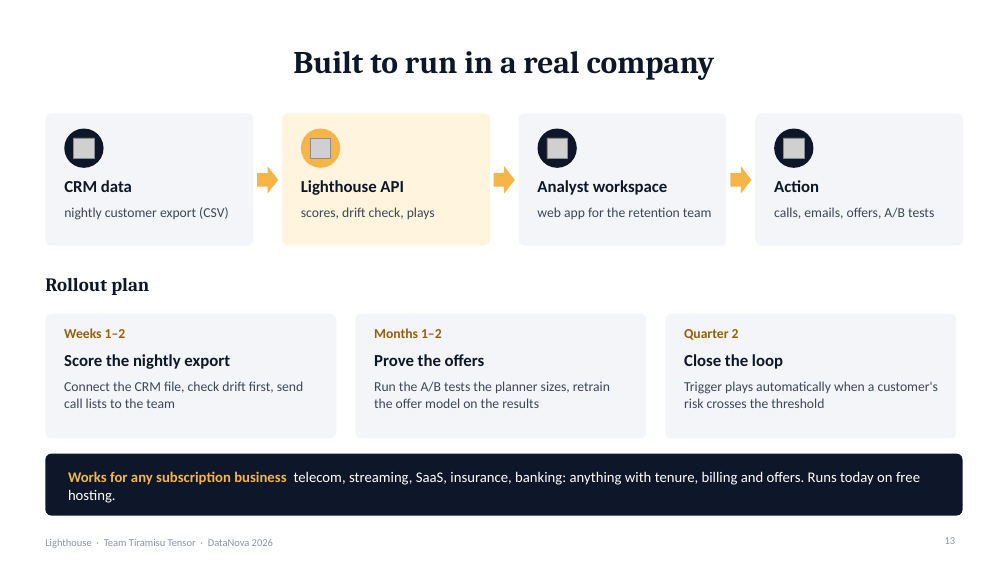
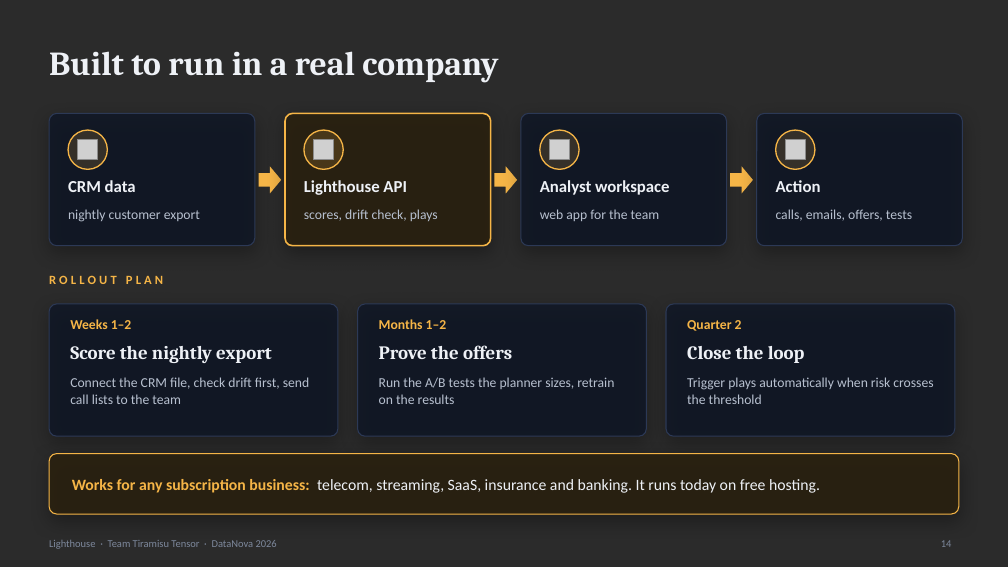
Before and after one commit to ac265640/LightHouse, a slide deck: slide 14 of frontend/public/deck/Lighthouse-Team-Tiramisu-Tensor.pptx (slide 13 before the commit). Drawn at 1008x567 pixels with LibreOffice and Linux fonts; fonts in the diff are those of the drawing; grey boxes stand for pictures; background and template pictures are left out; a plain dark background stands for a picture behind light text. Boxes give left, top, right and bottom in pixels: in the first picture for what was removed or moved away, otherwise in the second. Text is boxed around its words. In the diff, an @@ line names an element or a change of style, - is before the commit and + after.

Commit message:
docs: redesign the pitch deck with a night-sea lighthouse theme
Each slide sits on its own rendered night scene, with the lighthouse beam
aimed at that slide's content. Slow fades between slides make the beam
appear to sweep. Text, charts and tables stay native and editable.

```diff
--- a/frontend/public/deck/Lighthouse-Team-Tiramisu-Tensor.pptx
+++ b/frontend/public/deck/Lighthouse-Team-Tiramisu-Tensor.pptx
@@ background #FFFFFF to picture (left out) @@
@@ title "Built to run in a ..." at <box>49,51,498,83</box>: size 30 to 32 pt, text colour #0E1729 to #EEF1F6; alignment centre to left @@
@@ rounded rectangle at <box>285,113,491,246</box>: fill #FFF4DE to #2A2110 at 90% opacity; outline none to #F5B547 1.5 pt; shadow on; proportions changed @@
@@ fill #0E1729 to #F5B547 at 16% opacity; outline none to #F5B547 1.25 pt in 3 elements at <box>776,130,815,169</box>, <box>540,130,579,169</box>, <box>68,130,107,169</box> @@
@@ 2 pictures, 1 rounded rectangle, 1 ellipse: place and size @@
-2 pictures, 1 rounded rectangle, 1 ellipse at <box>45,113,330,246</box>
+2 pictures, 1 rounded rectangle, 1 ellipse at <box>49,113,333,246</box>
@@ ellipse at <box>304,130,343,169</box>: fill #F5B547 to #F5B547 at 16% opacity; outline none to #F5B547 1.25 pt @@
@@ text colour #0E1729 to #EEF1F6 in 4 elements at <box>540,180,670,195</box>, <box>776,180,821,192</box>, <box>68,180,136,192</box>, <box>304,180,407,195</box> @@
@@ text at <box>68,209,200,222</box>: text changed; text colour #3D4759 to #B7C0CF @@
-nightly customer export (CSV)
+nightly customer export
@@ text "scores, drift check, plays" at <box>304,209,438,221</box>: text colour #3D4759 to #B7C0CF @@
@@ text at <box>540,209,660,221</box>: text changed; text colour #3D4759 to #B7C0CF @@
-web app for the retention team
+web app for the team
@@ text at <box>776,209,912,221</box>: text changed; text colour #3D4759 to #B7C0CF @@
-calls, emails, offers, A/B tests
+calls, emails, offers, tests
@@ text at <box>49,275,163,284</box>: text changed; size 18 to 12 pt; font Cambria to Calibri; text colour #0E1729 to #F5B547 @@
-Rollout plan
+ROLLOUT PLAN
@@ fill #F3F5F9 to #0E1626 at 78% opacity; outline none to #2C3956 1 pt; shadow on; proportions changed in 6 elements at <box>757,113,963,246</box>, <box>521,113,727,246</box>, <box>49,113,255,246</box>, <box>666,304,955,436</box>, <box>358,304,647,436</box>, <box>49,304,338,436</box> @@
@@ rounded rectangle: place and size @@
-rounded rectangle at <box>45,314,337,439</box>
+rounded rectangle at <box>49,304,338,436</box>
@@ text colour #9A5F08 to #F5B547 in 3 elements at <box>379,319,447,329</box>, <box>687,320,742,331</box>, <box>70,319,132,329</box> @@
@@ text "Weeks 1–2": place and size @@
-text "Weeks 1–2" at <box>64,328,126,338</box>
+text "Weeks 1–2" at <box>70,319,132,329</box>
@@ rounded rectangle: place and size @@
-rounded rectangle at <box>355,314,647,439</box>
+rounded rectangle at <box>358,304,647,436</box>
@@ text "Months 1–2": place and size @@
-text "Months 1–2" at <box>374,328,442,338</box>
+text "Months 1–2" at <box>379,319,447,329</box>
@@ rounded rectangle: place and size @@
-rounded rectangle at <box>665,314,957,439</box>
+rounded rectangle at <box>666,304,955,436</box>
@@ text "Quarter 2": place and size @@
-text "Quarter 2" at <box>684,329,739,340</box>
+text "Quarter 2" at <box>687,320,742,331</box>
@@ size 16 to 18 pt, font Calibri to Cambria, text colour #0E1729 to #EEF1F6 in 3 elements at <box>687,346,805,363</box>, <box>379,345,512,359</box>, <box>70,346,272,363</box> @@
@@ text "Score the nightly export": place and size @@
-text "Score the nightly export" at <box>64,354,230,369</box>
+text "Score the nightly export" at <box>70,346,272,363</box>
@@ text "Prove the offers": place and size @@
-text "Prove the offers" at <box>374,354,485,366</box>
+text "Prove the offers" at <box>379,345,512,359</box>
@@ text "Close the loop": place and size @@
-text "Close the loop" at <box>684,354,783,369</box>
+text "Close the loop" at <box>687,346,805,363</box>
@@ text "Connect the CRM file, check ..." at <box>70,377,309,404</box>: text colour #3D4759 to #B7C0CF @@
@@ text at <box>379,377,614,404</box>: text changed; text colour #3D4759 to #B7C0CF @@
-Run the A/B tests the planner sizes, retrain the offer model on the results
+Run the A/B tests the planner sizes, retrain on the results
@@ text at <box>687,377,933,404</box>: text changed; text colour #3D4759 to #B7C0CF @@
-Trigger plays automatically when a customer's risk crosses the threshold
+Trigger plays automatically when risk crosses the threshold
@@ rounded rectangle: place and size @@
-rounded rectangle at <box>45,454,963,516</box>
+rounded rectangle at <box>49,454,959,514</box>
@@ rounded rectangle at <box>49,454,959,514</box>: fill #0E1729 to #2A2110 at 90% opacity; outline none to #F5B547 1 pt; shadow on; proportions changed @@
@@ text at <box>72,479,820,493</box>: text changed; size 14 to 15 pt; text colour #FFFFFF to #EEF1F6 @@
-Works for any subscription business telecom, streaming, SaaS, insurance, banking: anything with tenure, billing and offers. Runs today on free hosting.
+Works for any subscription business: telecom, streaming, SaaS, insurance and banking. It runs today on free hosting.
@@ text "Lighthouse · Team Tiramisu Tensor ..." at <box>49,540,277,549</box>: text colour #8A94A6 to #7D889C @@
@@ page number removed at <box>945,537,956,544</box> @@
-13
@@ page number added at <box>941,540,952,547</box>, 10 pt, text #7D889C @@
+14
```
Also in this commit, not shown: 14 other slides changed, 1 slide added, 4 other files.
